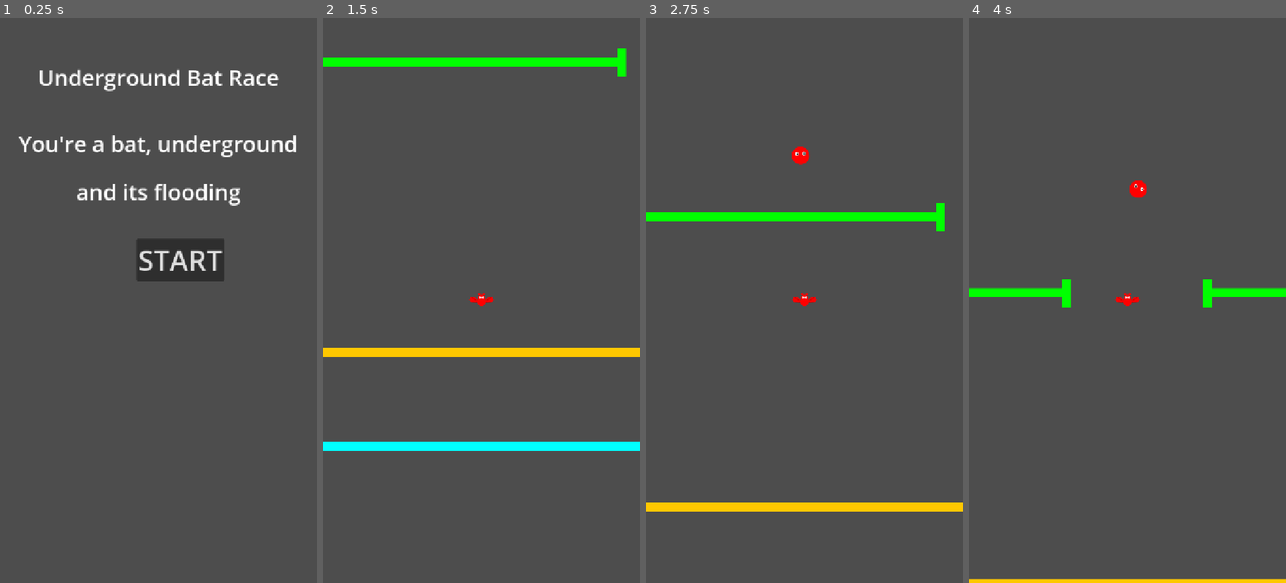
Above: before the commit, frames 1-4 (left to right).
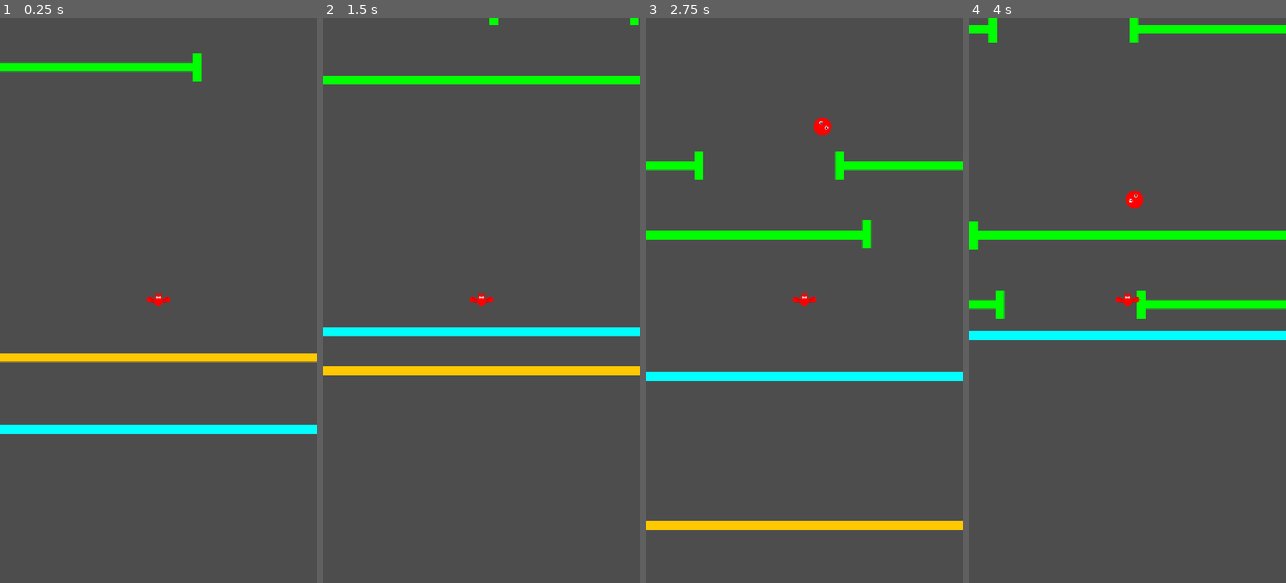
Above: after the commit, the same moments.

Repository: robmayhew/underground_bat_race
Game: Godot game, scene res://game.tscn
Two runs of this game, one before a commit and one after it. Both use one fixed random seed, a clock stepped at 60 frames per second and the inputs below. Before the commit the project starts from res://title.tscn.
Inputs (mouse positions are in pixels of both pictures, inside the frame that each line leads up to):
- Up to frame 1 (0.25 s): no input
- Up to frame 2 (1.5 s): click (503, 260) at 0.5 s, where only the run before the commit has a clickable "START"; tap Enter (ui_accept) at 1.25 s; move the mouse to (551, 272) at 1.27 s; tap Space at 1.35 s; click (551, 272) at 1.42 s
- Up to frame 3 (2.75 s): tap Enter (ui_accept) at 1.52, 1.82, 2.27, 2.57 s; move the mouse to (741, 328) at 2.02 s; tap Space at 2.1 s; click (741, 328) at 2.17 s
- Up to frame 4 (4 s): move the mouse to (1159, 176) at 2.77 s; tap Space at 2.85, 3.6 s; click (1159, 176) at 2.92 s; move the mouse to (1111, 413) at 3.52 s; click (1111, 413) at 3.67 s; tap Enter (ui_accept) at 3.77 s

The runs differ from the first frame. In frame 1, 9.3% of the frame differs, in the area x 0-100%, y 6-74%; in frame 2, 9.7%, in the area x 0-100%, y 0-77%; in frame 3, 9.2%; in frame 4, 7.6%.

Commit message:
Moving the water line

Diff:
--- /dev/null
+++ b/godot/game.gd
@@ -0,0 +1,31 @@
+extends Node2D
+
+
+var start_bat_position
+var start_water_position
+var pipe_scene:PackedScene
+var pipe_positions = [-800]
+# Called when the node enters the scene tree for the first time.
+func _ready() -> void:
+	start_bat_position = $Bat.position
+	start_water_position = $Waterline.position
+	pipe_scene = ResourceLoader.load("res://pipe.tscn")
+	app_pipes()
+	pass # Replace with function body.
+
+
+# Called every frame. 'delta' is the elapsed time since the previous frame.
+func _process(delta: float) -> void:
+	pass
+
+
+func app_pipes() -> void:
+	var y = pipe_positions[-1]
+	for i in range(4):
+		y = y + 100 + randf_range(300,400)
+		pipe_positions.append(y)
+		var pipe = pipe_scene.instantiate()
+		pipe.position.y = -1 * y;
+		pipe.position.x = 100 - randi_range(1,200)
+		pipe.speed = randi_range(100,150)
+		add_child(pipe)
--- a/godot/game.tscn
+++ b/godot/game.tscn
@@ -1,12 +1,14 @@
-[gd_scene load_steps=6 format=3 uid="uid://dvcg5rqbbpuvt"]
+[gd_scene load_steps=7 format=3 uid="uid://dvcg5rqbbpuvt"]
 
 [ext_resource type="PackedScene" uid="uid://dokifivvarnr4" path="res://ground.tscn" id="1_80nbo"]
+[ext_resource type="Script" uid="uid://umoum1len78n" path="res://game.gd" id="1_ryrav"]
 [ext_resource type="PackedScene" uid="uid://boijmwxge8wgd" path="res://test_object.tscn" id="2_e2o6t"]
 [ext_resource type="PackedScene" uid="uid://cht1pqha3axkv" path="res://pipe.tscn" id="3_feb5d"]
 [ext_resource type="PackedScene" uid="uid://bkp8jkjse13" path="res://bat.tscn" id="4_fc0e3"]
 [ext_resource type="PackedScene" uid="uid://b5yneij8rx82q" path="res://waterline.tscn" id="5_7jktm"]
 
 [node name="game" type="Node2D"]
+script = ExtResource("1_ryrav")
 
 [node name="Ground" parent="." instance=ExtResource("1_80nbo")]
 position = Vector2(0, 1180)
--- a/godot/project.godot
+++ b/godot/project.godot
@@ -11,7 +11,7 @@
 [application]
 
 config/name="godot"
-run/main_scene="uid://cwfdb6t52o72t"
+run/main_scene="uid://dvcg5rqbbpuvt"
 config/features=PackedStringArray("4.5", "GL Compatibility")
 config/icon="res://icon.svg"
 
@@ -26,6 +26,10 @@
 window/size/maximize_disabled=true
 window/stretch/mode="canvas_items"
 
+[editor]
+
+movie_writer/movie_file="/Users/rob/video_output/feb_9_2026.png"
+
 [physics]
 
 2d/default_gravity=980
--- /dev/null
+++ b/godot/waterline.gd
@@ -0,0 +1,13 @@
+extends Node2D
+
+@export var speed = 200
+
+# Called when the node enters the scene tree for the first time.
+func _ready() -> void:
+	pass # Replace with function body.
+
+
+# Called every frame. 'delta' is the elapsed time since the previous frame.
+func _process(delta: float) -> void:
+	position.y -= speed * delta
+	pass
--- a/godot/waterline.tscn
+++ b/godot/waterline.tscn
@@ -1,8 +1,10 @@
-[gd_scene load_steps=2 format=4 uid="uid://b5yneij8rx82q"]
+[gd_scene load_steps=3 format=4 uid="uid://b5yneij8rx82q"]
 
 [ext_resource type="TileSet" uid="uid://k64g6swddril" path="res://simple_tileset.tres" id="1_8pu06"]
+[ext_resource type="Script" uid="uid://cxh4f40trsw2k" path="res://waterline.gd" id="1_rtyqf"]
 
 [node name="Waterline" type="Node2D"]
+script = ExtResource("1_rtyqf")
 
 [node name="TileMapLayer" type="TileMapLayer" parent="."]
 tile_map_data = PackedByteArray("AAD3/wAAAAAKAAUAAAD4/wAAAAAIAAUAAAD5/wAAAAAIAAUAAAD6/wAAAAAIAAUAAAD7/wAAAAAIAAUAAAASAA …(656 unchanged characters)…
Not shown, added: godot/game.gd.uid
Not shown, added: godot/waterline.gd.uid
